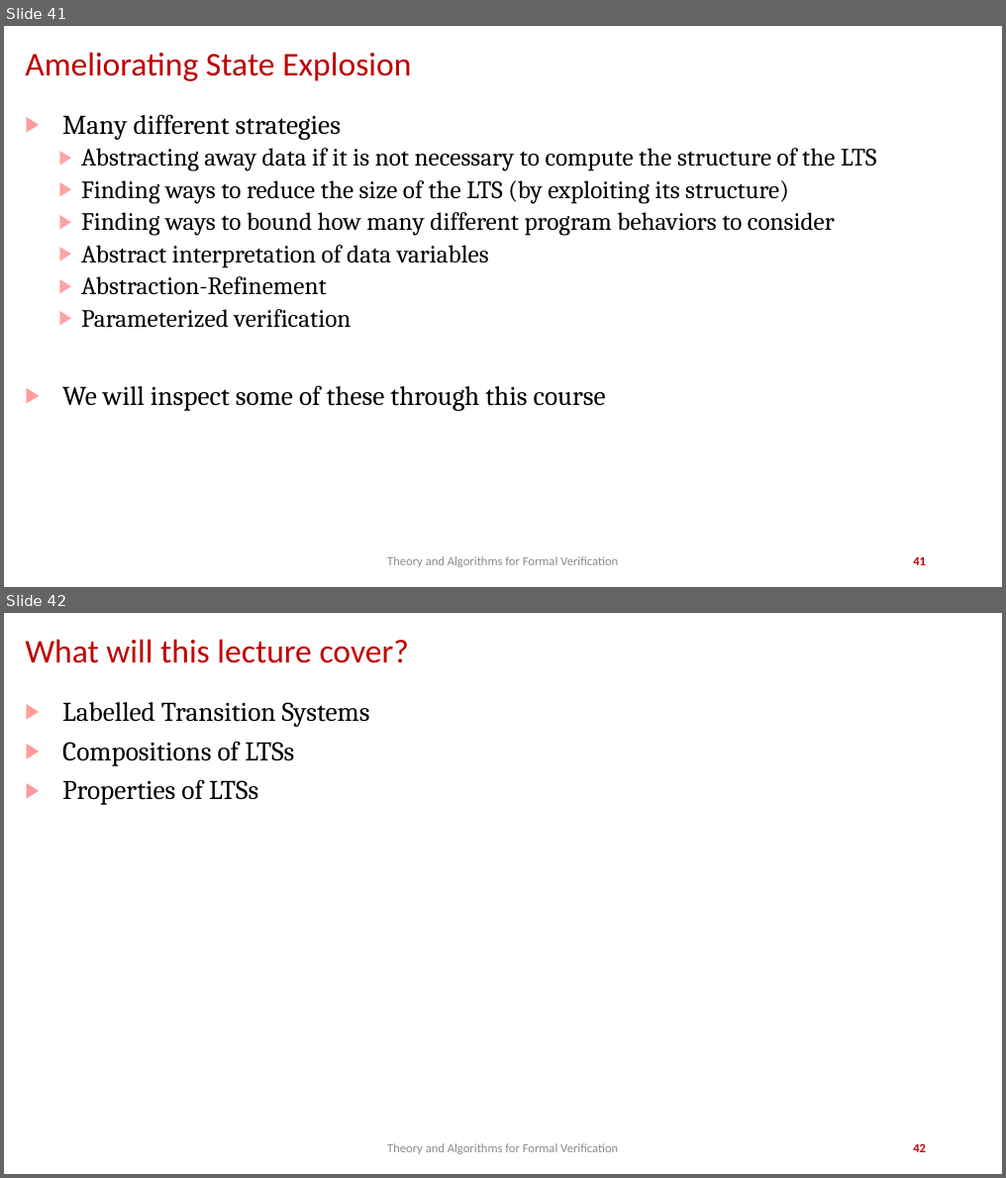
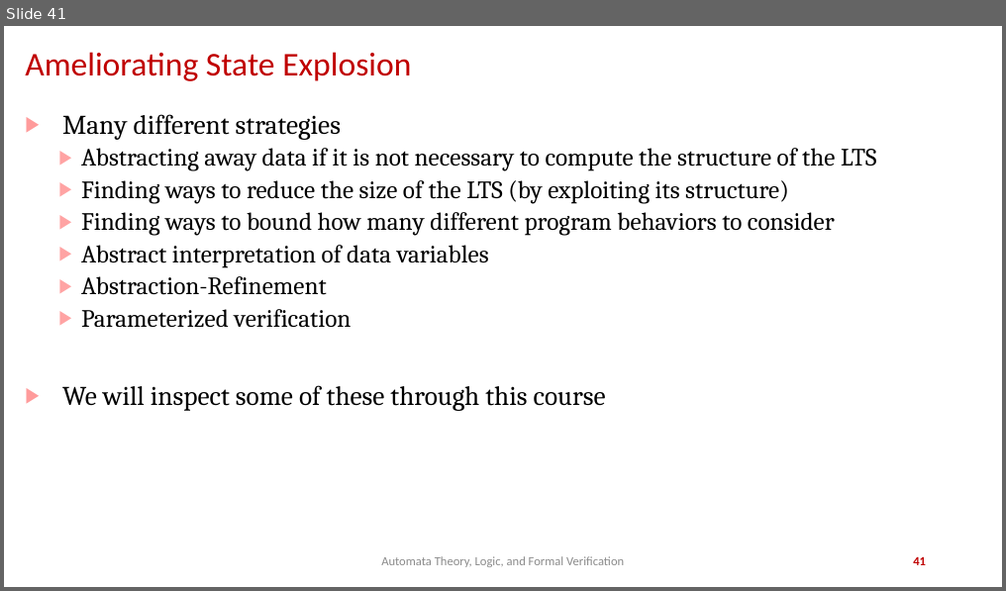
Before and after one commit to jdeshmukh/jdeshmukh.github.io, a slide deck: teaching/cs624-automata-theory-logic-verification-spring-2026/slides/2-Labelled-Transition-Systems.pptx. Shown one above the other, each under a label of ours: slides 41 and 42 before the commit, slide 41 after it. The pictures are 1006x1178 and 1006x591 pixels, drawn with LibreOffice and Linux fonts; fonts in the diff are those of the drawing; background and template pictures are left out. Boxes give left, top, right and bottom in pixels: in the first picture for what was removed or moved away, otherwise in the second. Text is boxed around its words. In the diff, an @@ line names an element or a change of style, - is before the commit and + after.

```diff
--- a/teaching/cs624-automata-theory-logic-verification-spring-2026/slides/2-Labelled-Transition-Systems.pptx
+++ b/teaching/cs624-automata-theory-logic-verification-spring-2026/slides/2-Labelled-Transition-Systems.pptx
@@ slide 42 removed at (x1=4, y1=613, x2=1002, y2=1174), background #FFFFFF @@
@@ title removed at (x1=25, y1=639, x2=409, y2=663) @@
-What will this lecture cover?
@@ text removed at (x1=62, y1=702, x2=370, y2=805) @@
-▶ Labelled Transition Systems
-▶ Compositions of LTSs
-▶ Properties of LTSs
@@ text removed at (x1=387, y1=1144, x2=618, y2=1155) @@
-Theory and Algorithms for Formal Verification
@@ page number removed at (x1=913, y1=1144, x2=926, y2=1153) @@
-42
@@ slide 41 changed as well @@
@@ text at (x1=381, y1=557, x2=624, y2=568): text changed @@
-Theory and Algorithms for Formal Verification
+Automata Theory, Logic, and Formal Verification
```
Also in this commit, not shown: 38 other slides changed, 2 other files.
